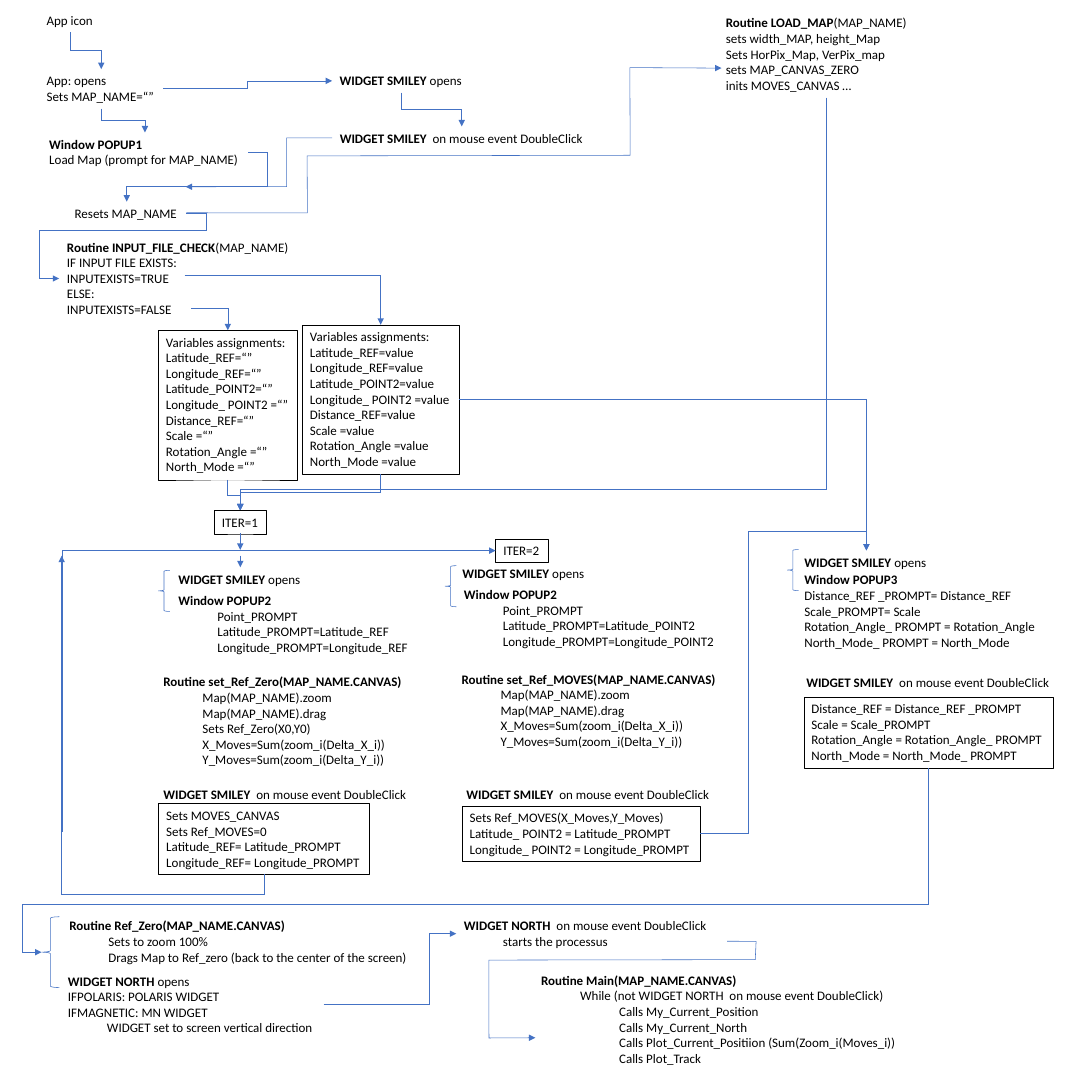
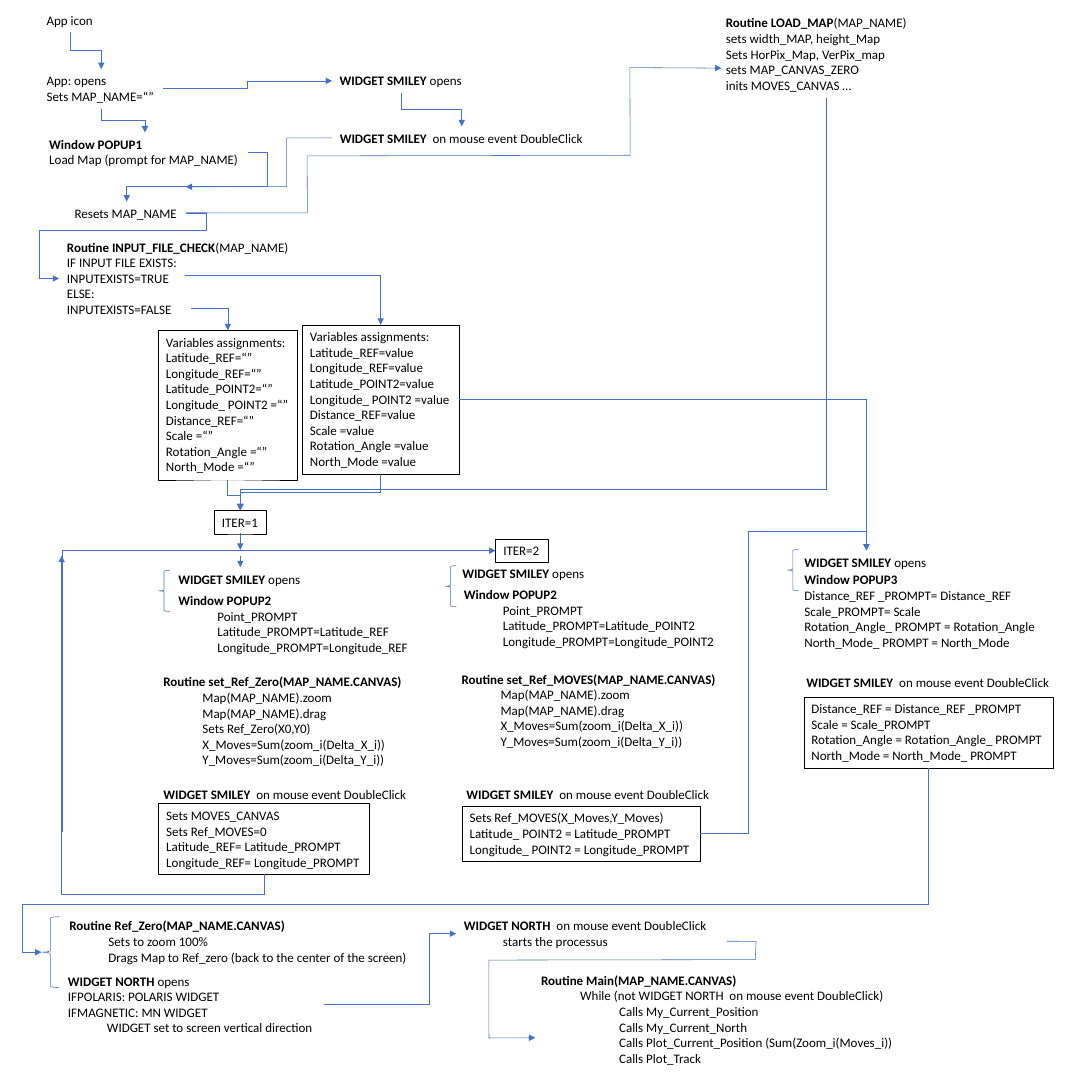
Before and after one commit to Frederic-jyrg/ouitoo, a slide deck: slide 2 of info-plotting/FlowChart.pptx. Drawn at 1092x1092 pixels with LibreOffice and Linux fonts; fonts in the diff are those of the drawing. Boxes give left, top, right and bottom in pixels: in the first picture for what was removed or moved away, otherwise in the second. Text is boxed around its words. In the diff, an @@ line names an element or a change of style, - is before the commit and + after.

```diff
--- a/info-plotting/FlowChart.pptx
+++ b/info-plotting/FlowChart.pptx
@@ text at <box>619,1037,892,1049</box>: text changed @@
-Calls Plot_Current_Positiion (Sum(Zoom_i(Moves_i))
+Calls Plot_Current_Position (Sum(Zoom_i(Moves_i))
```
Also in this commit, not shown: 1 slide added, 1 other file.
